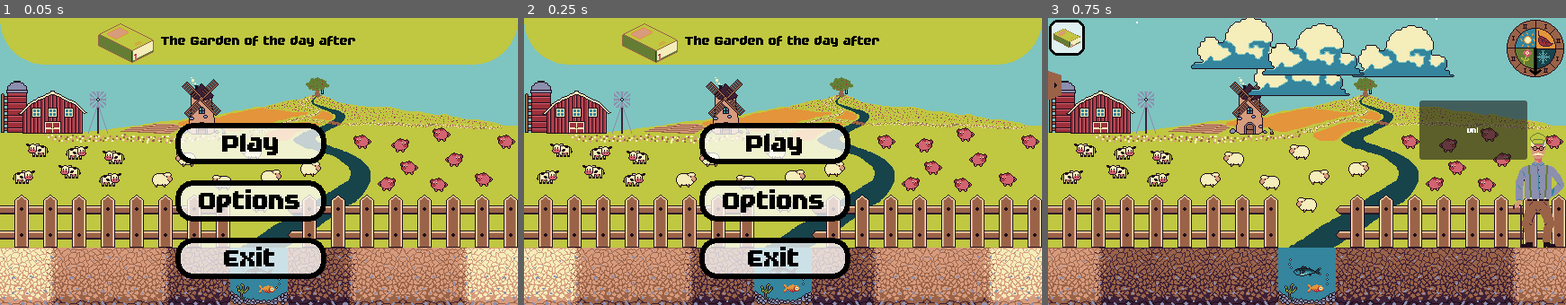
Above: before the commit, frames 1-3 (left to right).
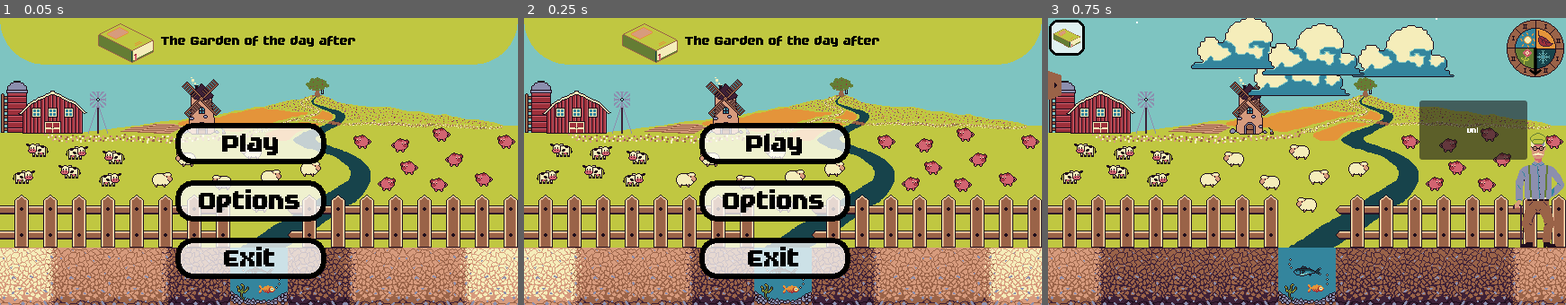
Above: after the commit, the same moments.

Repository: JustAlternate/Regenerative_Game_Jam
Game: Godot game, scene res://Scenes/menu.tscn
The game is run twice, just before and just after one commit, with the same random seed, the same clock (stepped at 60 frames per second) and the same inputs.
Inputs:
- Up to frame 1 (0.05 s): no input
- Up to frame 2 (0.25 s): no input
- Up to frame 3 (0.75 s): click "Play" at 0.5 s

Frame 1 is identical in both runs. In frame 2, less than 0.1% of the frame differs, in the area x 46-54%, y 83-96%; in frame 3, nothing differs.
Error after the commit: Attempt to call function 'play' in base 'null instance' on a null instance. (res://Scripts/menu.gd:6)

Commit message:
menu background node

Diff:
--- a/Scenes/menu.tscn
+++ b/Scenes/menu.tscn
@@ -111,61 +111,68 @@
 [node name="Menu" type="Node2D"]
 script = ExtResource("1_vd1g2")
 
-[node name="Sprite2D" type="Sprite2D" parent="."]
+[node name="backgound" type="Node2D" parent="."]
 position = Vector2(32, 288)
+
+[node name="Sprite2D" type="Sprite2D" parent="backgound"]
 texture = ExtResource("2_5cl7r")
 
-[node name="Sprite2D2" type="Sprite2D" parent="."]
-position = Vector2(96, 288)
+[node name="Sprite2D2" type="Sprite2D" parent="backgound"]
+position = Vector2(64, 0)
 texture = ExtResource("3_3cs7c")
 
-[node name="Sprite2D3" type="Sprite2D" parent="."]
-position = Vector2(160, 288)
+[node name="Sprite2D3" type="Sprite2D" parent="backgound"]
+position = Vector2(128, 0)
 texture = ExtResource("4_ihp8w")
 
-[node name="Sprite2D4" type="Sprite2D" parent="."]
-position = Vector2(224, 288)
+[node name="Sprite2D4" type="Sprite2D" parent="backgound"]
+position = Vector2(192, 0)
 texture = ExtResource("5_hc7wq")
 
-[node name="Sprite2D5" type="Sprite2D" parent="."]
-position = Vector2(352, 288)
+[node name="Sprite2D5" type="Sprite2D" parent="backgound"]
+position = Vector2(320, 0)
 texture = ExtResource("5_hc7wq")
 
-[node name="Sprite2D6" type="Sprite2D" parent="."]
-position = Vector2(416, 288)
+[node name="Sprite2D6" type="Sprite2D" parent="backgound"]
+position = Vector2(384, 0)
 texture = ExtResource("4_ihp8w")
 flip_h = true
 
-[node name="Sprite2D7" type="Sprite2D" parent="."]
-position = Vector2(480, 288)
+[node name="Sprite2D7" type="Sprite2D" parent="backgound"]
+position = Vector2(448, 0)
 texture = ExtResource("3_3cs7c")
 
-[node name="Sprite2D8" type="Sprite2D" parent="."]
-position = Vector2(544, 288)
+[node name="Sprite2D8" type="Sprite2D" parent="backgound"]
+position = Vector2(512, 0)
 texture = ExtResource("2_5cl7r")
 flip_h = true
 
-[node name="riviere" type="AnimatedSprite2D" parent="."]
-texture_filter = 1
-position = Vector2(288, 288)
+[node name="riviere" type="AnimatedSprite2D" parent="backgound"]
+texture_filter = 1
+position = Vector2(256, 0)
 sprite_frames = SubResource("SpriteFrames_j1puk")
 
-[node name="AnimatedSprite2D" type="AnimatedSprite2D" parent="."]
-texture_filter = 1
-position = Vector2(288, 128)
+[node name="AnimatedSprite2D" type="AnimatedSprite2D" parent="backgound"]
+texture_filter = 1
+position = Vector2(256, -160)
 sprite_frames = SubResource("SpriteFrames_ucd87")
 animation = &"spring"
 
-[node name="Menu_title" type="Panel" parent="."]
-offset_right = 576.0
-offset_bottom = 52.0
+[node name="Sprite_deroulant" parent="backgound" instance=ExtResource("4_fap7w")]
+position = Vector2(-32, -288)
+
+[node name="Menu_title" type="Panel" parent="backgound"]
+offset_left = -32.0
+offset_top = -288.0
+offset_right = 544.0
+offset_bottom = -236.0
 theme = SubResource("Theme_up03c")
 
-[node name="Sprite2D" type="Sprite2D" parent="Menu_title"]
+[node name="Sprite2D" type="Sprite2D" parent="backgound/Menu_title"]
 position = Vector2(140, 25)
 texture = ExtResource("2_scljm")
 
-[node name="Title" type="Label" parent="Menu_title"]
+[node name="Title" type="Label" parent="backgound/Menu_title"]
 layout_mode = 0
 offset_top = -17.0
 offset_right = 576.0
@@ -176,8 +183,6 @@
 vertical_alignment = 1
 autowrap_mode = 3
 
-[node name="Sprite_deroulant" parent="." instance=ExtResource("4_fap7w")]
-
 [node name="Play" type="Button" parent="."]
 texture_filter = 1
 offset_left = 195.0
